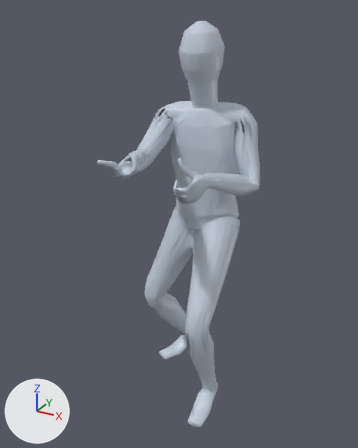
Two versions of the glTF model app/assets/anims/Base/dagger_parry_success.glb, one commit apart.
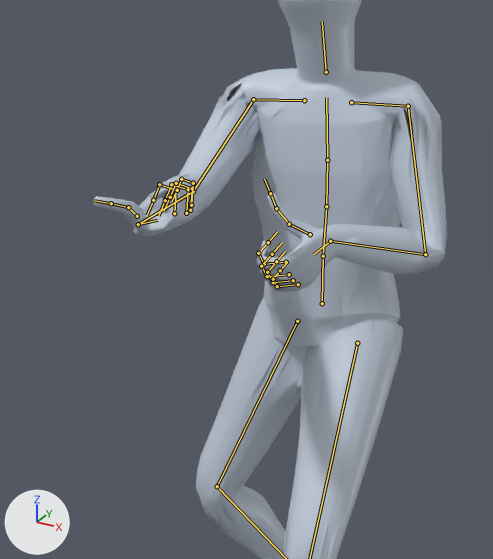
There are two pictures of each version: one whole from a 50 mm camera at (0.882, -1.837, 1.732) aimed at (-0.026, -0.186, 0.907), one close up on the part from 15% to 79% of the width and 15% to 73% of the height. The axes (+X, +Y, +Z) are drawn at lower left. The lights are the same throughout. The last two pictures show the newer version. Both versions are drawn at frame 7 of the action 'Animation'; the numbers are the values there. The bones that change, and the others that lie on the model, are drawn over the model as lines in the close-ups.

Names of what the first close-up shows: 'Body_human_male'.
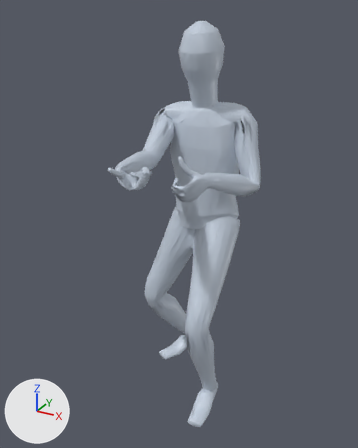
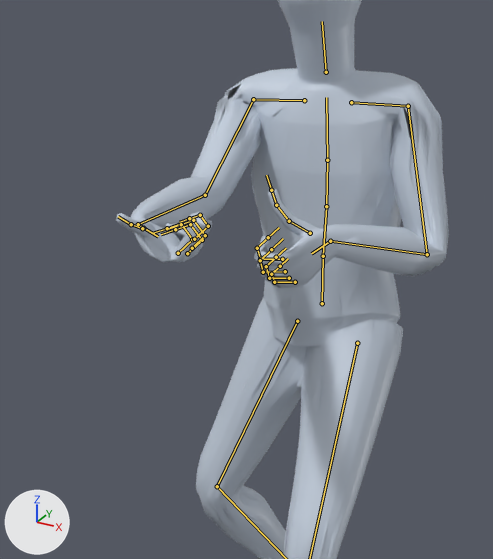
What the commit changed:
Bone 'mixamorig:LeftHand' (bone_mixamorig_lefthand) turns from (-23, -22, 49) to (-29, -23, 49) degrees about its own x, y and z.
Bone 'mixamorig:RightArm' (bone_mixamorig_rightarm) turns from (-37, 64, 50) to (-78, 73, 11) degrees about its own x, y and z.
Bone 'mixamorig:RightHand' (bone_mixamorig_righthand) turns from (-129, 13, -100) to (-72, 10, -97) degrees about its own x, y and z.

Changed parts and their boxes (x1, y1, x2, y2) in the close-ups (493 x 559 px):
'Body_human_male', posed: before (93, 0, 447, 559); after (116, 0, 449, 559)
bone 'mixamorig:LeftHand', root to tip: before (330, 241) to (313, 254); after (330, 241) to (311, 253)
bone 'mixamorig:RightArm', root to tip: before (253, 99) to (193, 191); after (253, 99) to (205, 195)
bone 'mixamorig:RightHand', root to tip: before (138, 224) to (157, 220); after (138, 224) to (158, 236)
